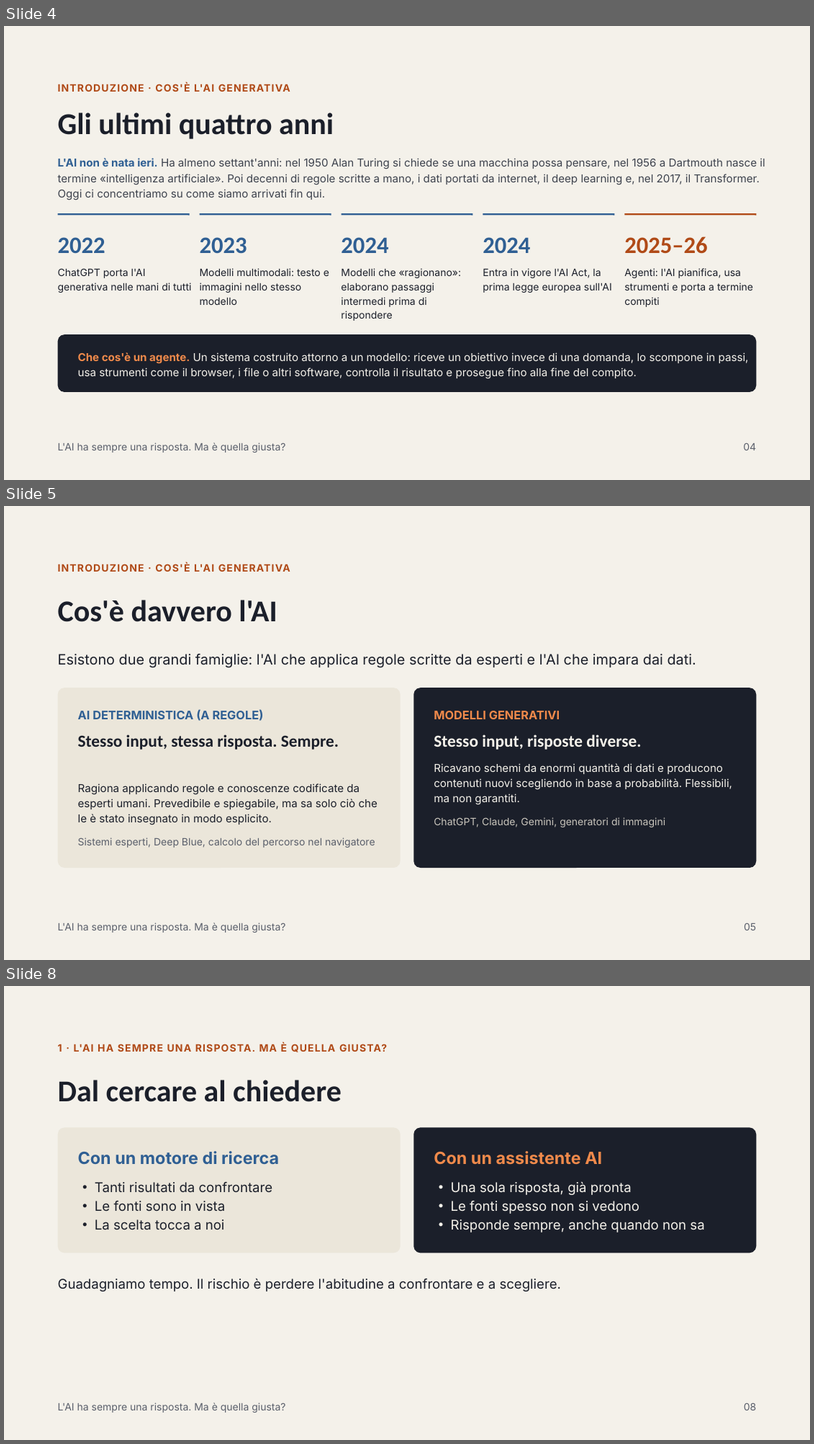
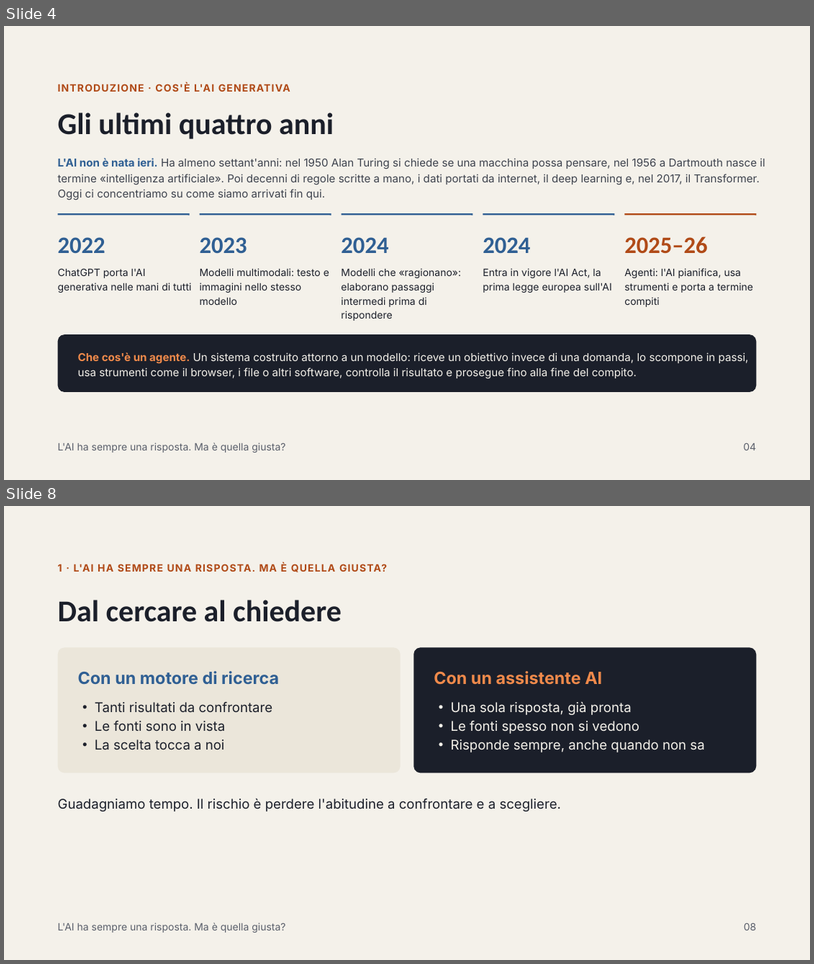
Before and after one commit to ggarofalo-dev/ggarofalo-dev.github.io, a slide deck: AperitivoConLaScienza_V01.pptx. Shown one above the other, each under a label of ours: slides 4, 5 and 8 before the commit, slides 4 and 8 after it; the slides between them are not shown. The pictures are 814x1444 and 814x964 pixels, drawn with LibreOffice and Linux fonts; fonts in the diff are those of the drawing. Boxes give left, top, right and bottom in pixels: in the first picture for what was removed or moved away, otherwise in the second. Text is boxed around its words. In the diff, an @@ line names an element or a change of style, - is before the commit and + after.

```diff
--- a/AperitivoConLaScienza_V01.pptx
+++ b/AperitivoConLaScienza_V01.pptx
@@ slide 5 removed at (4, 506, 810, 960), background #F4F1EA @@
@@ text removed at (58, 563, 291, 572) @@
-INTRODUZIONE · COS'È L'AI GENERATIVA
@@ title removed at (58, 600, 277, 622) @@
-Cos'è davvero l'AI
@@ text removed at (58, 654, 697, 668) @@
-Esistono due grandi famiglie: l'AI che applica regole scritte da esperti e l'AI che impara dai dati.
@@ rounded rectangle removed at (58, 687, 401, 867) @@
@@ rounded rectangle removed at (414, 687, 757, 867) @@
@@ text removed at (78, 710, 264, 721) @@
-AI DETERMINISTICA (A REGOLE)
@@ text removed at (434, 710, 560, 719) @@
-MODELLI GENERATIVI
@@ text removed at (78, 734, 339, 749) @@
-Stesso input, stessa risposta. Sempre.
@@ text removed at (434, 734, 641, 749) @@
-Stesso input, risposte diverse.
@@ text removed at (434, 763, 733, 805) @@
-Ricavano schemi da enormi quantità di dati e producono contenuti nuovi scegliendo in base a probabilità. Flessibili, ma non garantiti.
@@ text removed at (78, 783, 378, 825) @@
-Ragiona applicando regole e conoscenze codificate da esperti umani. Prevedibile e spiegabile, ma sa solo ciò che le è stato insegnato in modo esplicito.
@@ text removed at (434, 817, 666, 827) @@
-ChatGPT, Claude, Gemini, generatori di immagini
@@ text removed at (78, 837, 376, 847) @@
-Sistemi esperti, Deep Blue, calcolo del percorso nel navigatore
@@ text removed at (58, 922, 286, 932) @@
-L'AI ha sempre una risposta. Ma è quella giusta?
@@ text removed at (744, 923, 756, 930) @@
-05
```
Also in this commit, not shown: 12 slides changed, 2 slides added, 1 other slide removed, 1 other file.
